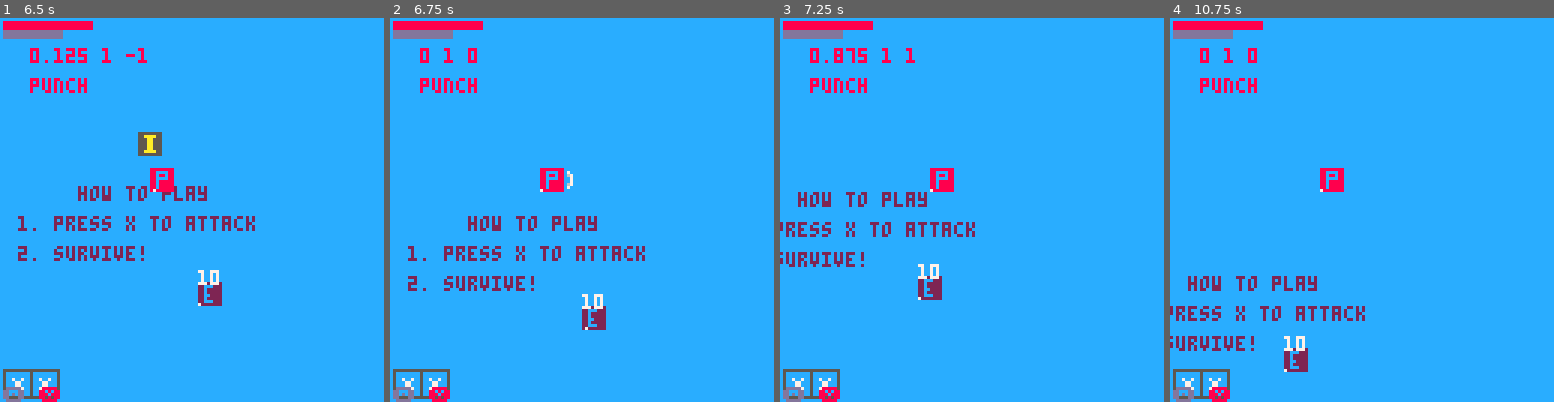
Above: before the commit, frames 1-4 (left to right).
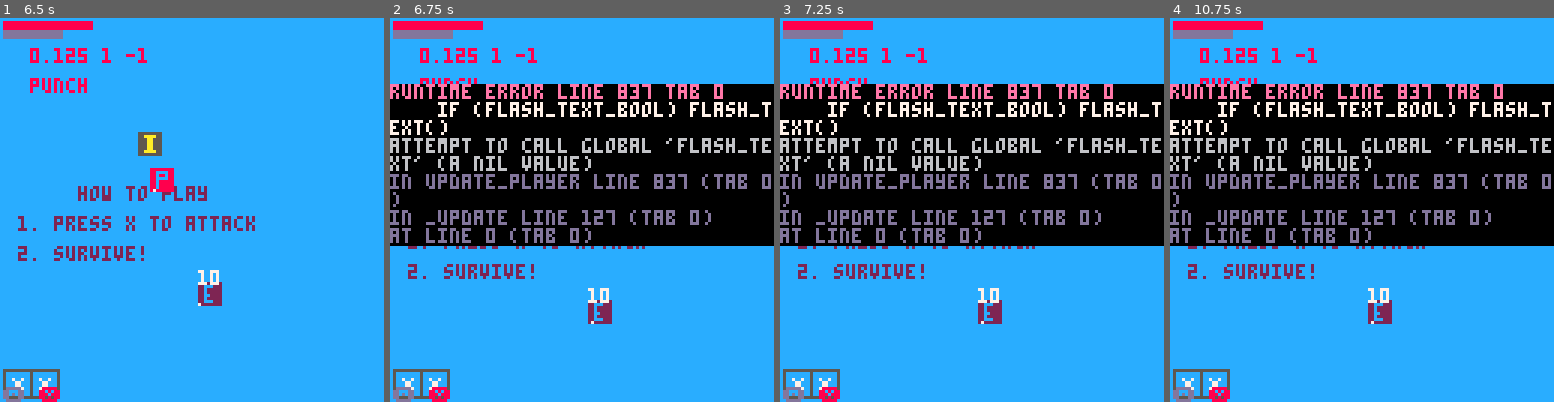
Above: after the commit, the same moments.

Repository: FrederikHR/GDB
Game: PICO-8 cartridge NewGame/main.p8
Same seed, same stepped clock (60 frames per second), same inputs: the game is played once before the commit and once after it.
Inputs:
- Up to frame 1 (6.5 s): tap O (Z key) at 0.33, 1.07, 2.22, 3.72, 5.22 s; tap Down at 0.7 s; tap X (X key) at 1.43, 2.07, 2.82, 3.57, 4.32, 5.07, 5.82 s; hold Up 1.97-2.63 s; hold Right 2.68-3.02 s; hold Down 3.07-3.73 s; hold Left 3.78-4.12 s; hold Up 4.17-4.5 s; hold Left 4.55-5.05 s; hold Right 5.1-5.93 s; hold Up from 5.98 s (still down)
- Up to frame 2 (6.75 s): tap X (X key) at 6.57 s; release Up at 6.65 s; hold Right from 6.7 s (still down); tap O (Z key) at 6.72 s
- Up to frame 3 (7.25 s): release Right at 7.03 s; hold Down from 7.08 s (still down)
- Up to frame 4 (10.75 s): tap X (X key) every 0.75 s from 7.32 to 10.32 s; release Down at 7.75 s; hold Left 7.8-8.13 s; hold Up 8.18-8.52 s; tap O (Z key) at 8.22, 9.72 s; hold Left 8.57-9.07 s; hold Right 9.12-9.95 s; hold Up 10-10.67 s; hold Right from 10.72 s (still down)

Frame 1 is identical in both runs. In frame 2, 45% of the frame differs, in the area x 0-100%, y 7-82%; in frame 3, 44%; in frame 4, 45%, in the area x 0-100%, y 7-93%.
Error after the commit: runtime error line 837 tab 0; if (flash_text_bool) flash_text(); attempt to call global 'flash_text' (a nil value)

Commit message:
text flash when getting item (not working)

Diff:
--- a/NewGame/scripts/entities/player.lua
+++ b/NewGame/scripts/entities/player.lua
@@ -9,7 +9,7 @@
 p={}
 patk1={}
 patk2={}
-
+flash_text_bool=false
 function make_player()
     p.spr=1
     p.x=64
@@ -35,6 +35,8 @@
 end
 
 function update_player()
+    if (flash_text_bool) flash_text()
+
     atk_frames()
     move_player()
     player_pickup()
@@ -46,6 +48,7 @@
 end
 
 function draw_player()
+    if (flash_text_bool) print("got item!", p.x-5, p.y-10, flash_color)
     spr(abs(p.spr),p.x,p.y,p.sz,p.sz,p.flp)
 end
 
@@ -117,6 +120,8 @@
         if collide_sprite(p,"center",i) then
             if #inventory<16 then
                 sfx(17)
+                flash_text_bool=true
+
                 add(inventory,i)
                 add(pickedup,j)
             else
